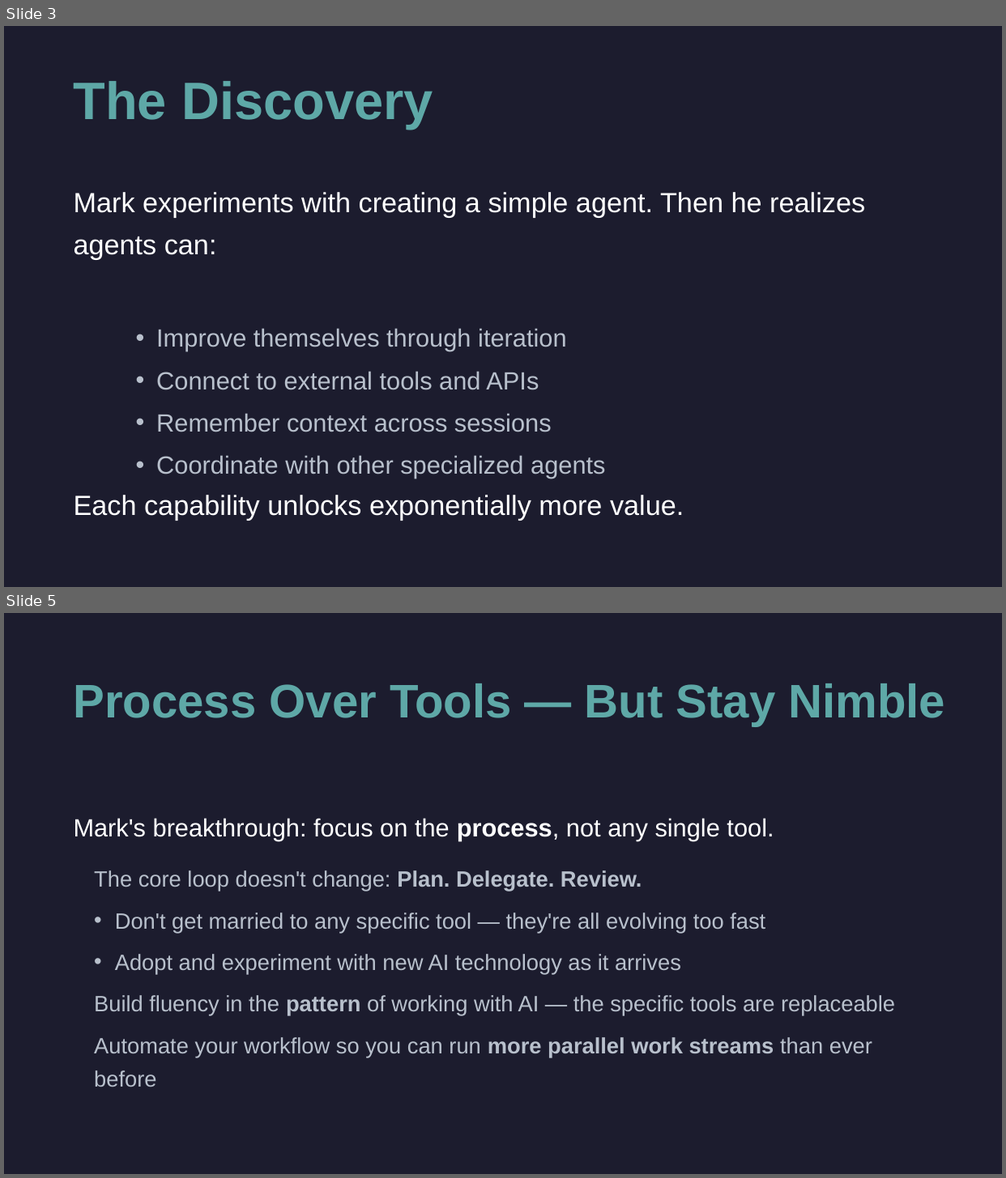
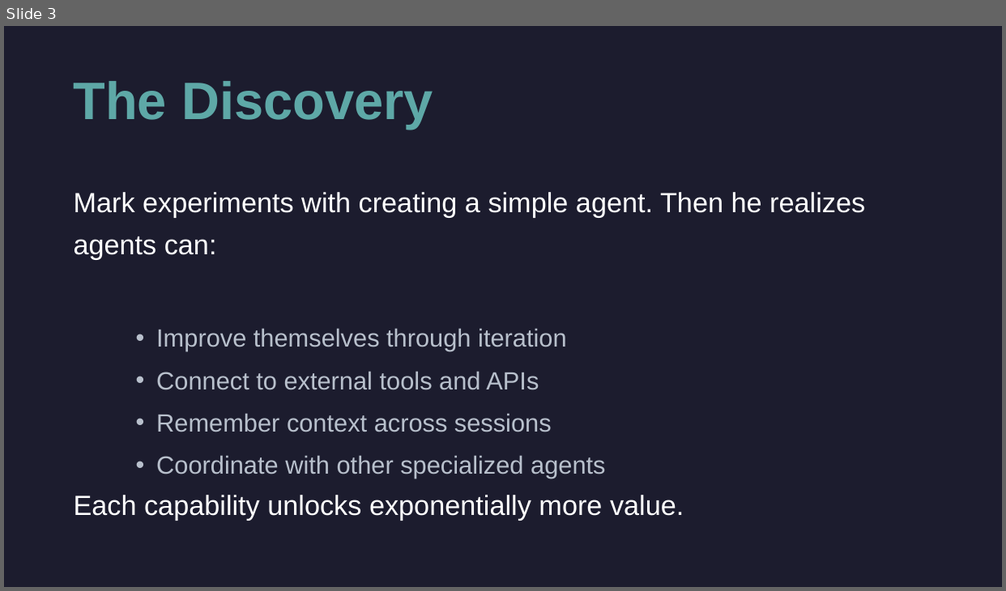
Before and after one commit to cirvine-MSFT/editless, a slide deck: docs/presentations/marks-journey-short.pptx. Shown one above the other, each under a label of ours: slides 3 and 5 before the commit, slide 3 after it; the slides between them are not shown. The pictures are 1006x1178 and 1006x591 pixels, drawn with LibreOffice and Linux fonts; fonts in the diff are those of the drawing. Boxes give left, top, right and bottom in pixels: in the first picture for what was removed or moved away, otherwise in the second. Text is boxed around its words. In the diff, an @@ line names an element or a change of style, - is before the commit and + after.

```diff
--- a/docs/presentations/marks-journey-short.pptx
+++ b/docs/presentations/marks-journey-short.pptx
@@ slide 5 removed at (4, 613, 1002, 1174), background #1C1C2E @@
@@ text removed at (74, 683, 946, 726) @@
-Process Over Tools — But Stay Nimble
@@ text removed at (74, 818, 774, 841) @@
-Mark's breakthrough: focus on the process, not any single tool.
@@ text removed at (94, 871, 895, 1087) @@
-• The core loop doesn't change: Plan. Delegate. Review.
-• Don't get married to any specific tool — they're all evolving too fast
-• Adopt and experiment with new AI technology as it arrives
-• Build fluency in the pattern of working with AI — the specific tools are replaceable
-• Automate your workflow so you can run more parallel work streams than ever before
```
Also in this commit, not shown: 2 slides changed, 1 slide added, 7 other files.
